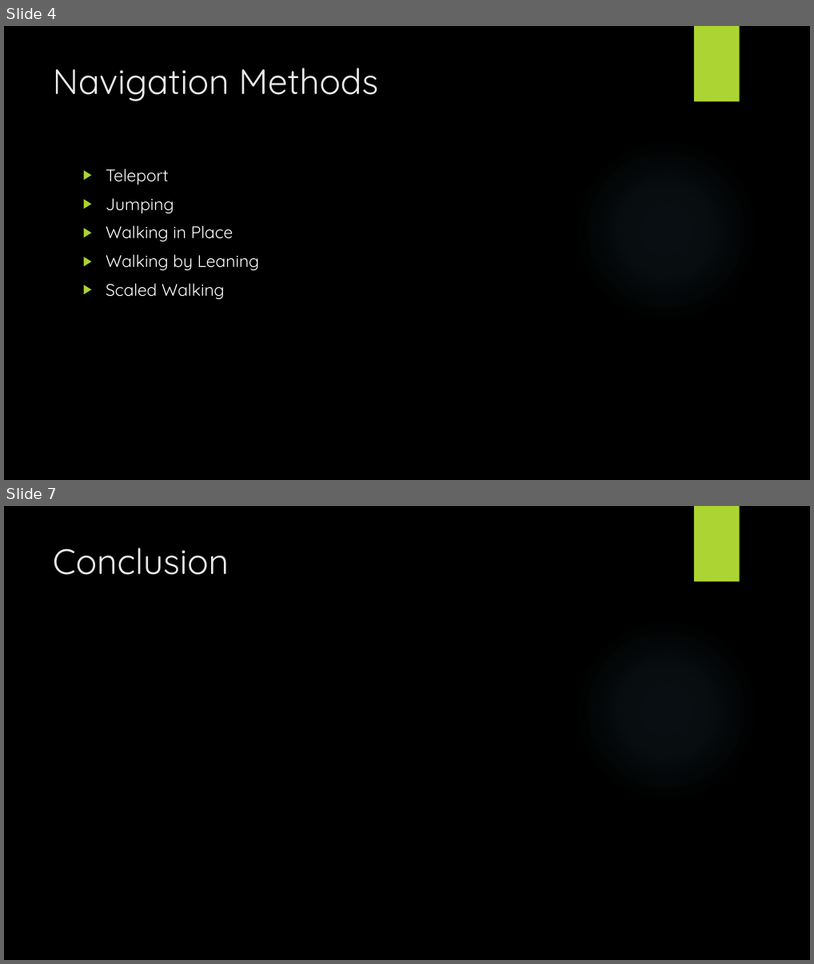
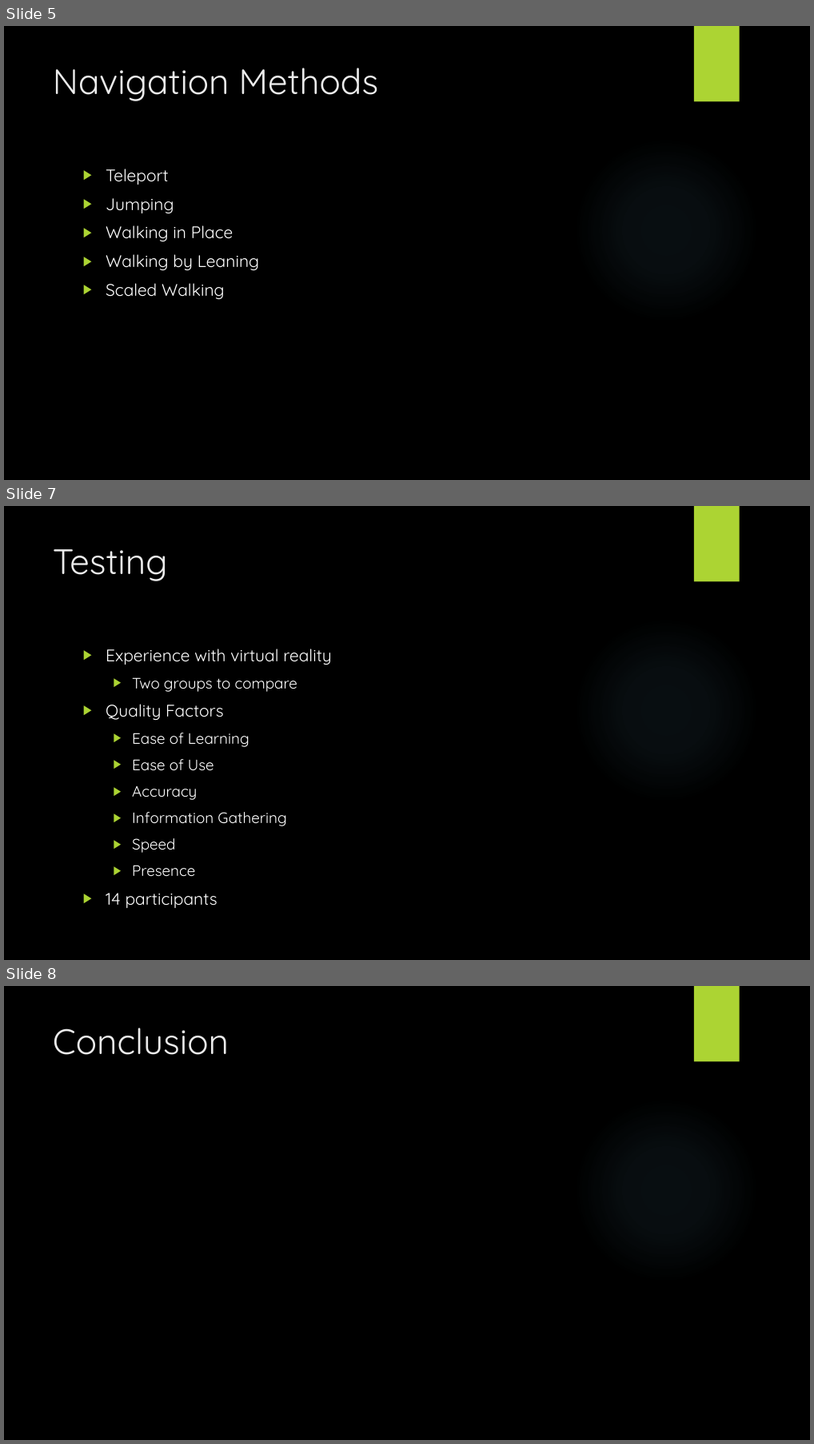
Before and after one commit to c4tTi/navVR, a slide deck: documents/presentation/Navigation in VR Space.pptx. Shown one above the other, each under a label of ours: slides 4 and 7 before the commit, slides 5, 7 and 8 after it; the slides between them are not shown. The pictures are 814x964 and 814x1444 pixels, drawn with LibreOffice and Linux fonts; fonts in the diff are those of the drawing; background and template pictures are left out. Boxes give left, top, right and bottom in pixels: in the first picture for what was removed or moved away, otherwise in the second. Text is boxed around its words. In the diff, an @@ line names an element or a change of style, - is before the commit and + after.

```diff
--- a/documents/presentation/Navigation in VR Space.pptx
+++ b/documents/presentation/Navigation in VR Space.pptx
@@ slide 7 added at (4, 506, 810, 960), background picture (left out); not listed: 2 template elements that a slide beside it also shows @@
@@ title added at (53, 549, 168, 581), 42 pt, text #EBEBEB @@
+Testing
@@ text added at (106, 648, 331, 908), 18 pt, text #FFFFFF @@
+▶ Experience with virtual reality
+  ▶ Two groups to compare
+▶ Quality Factors
+  ▶ Ease of Learning
+  ▶ Ease of Use
+  ▶ Accuracy
+  ▶ Information Gathering
+  ▶ Speed
+  ▶ Presence
+▶ 14 participants
@@ what was slide 4 is now slide 5 @@
@@ what was slide 7 is now slide 8 @@
```
Also in this commit, not shown: 2 slides changed, 2 other slides added, 2 slides removed.
